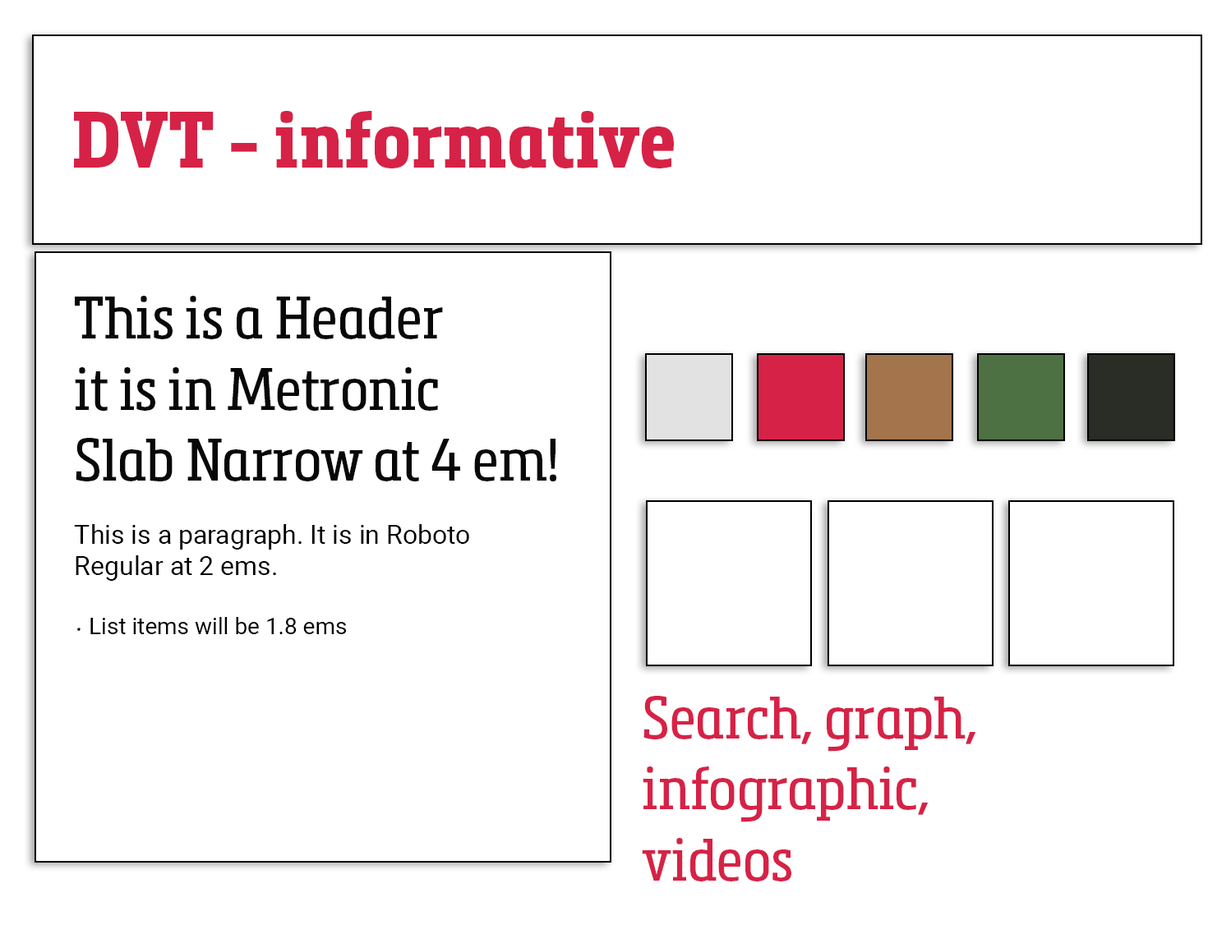
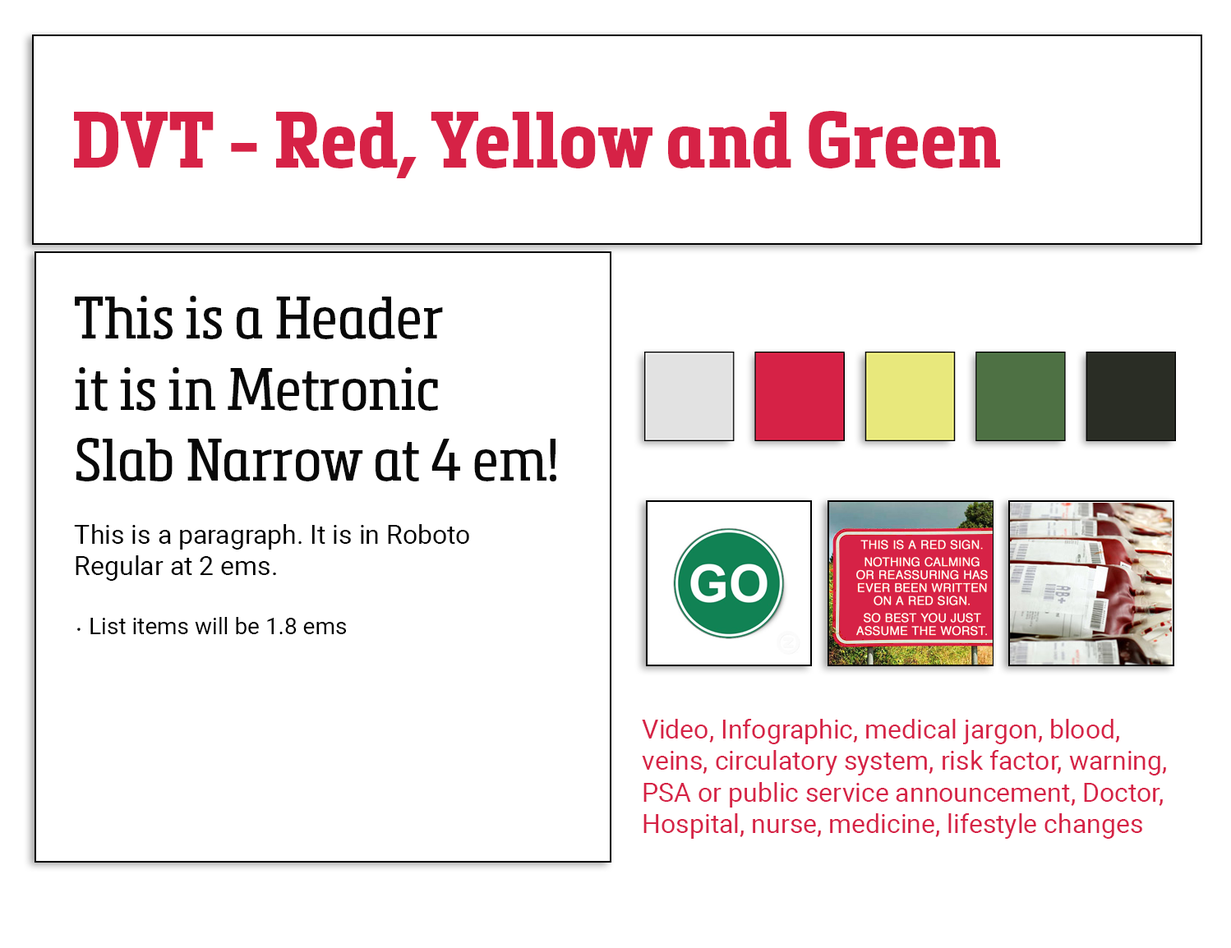
Layer changes from the first w=1231, h=948 image to the second:
added layer "Layer 6" above "Layer 5" over (1010, 502, 1173, 665)
added layer "Layer 5" above "Layer 4" over (829, 502, 993, 665)
added layer "Layer 4" above "Video, Infographic, medical jargon, blood, veins, circulatory" over (672, 526, 801, 656)
renamed "Search, graph, infographic, videos" to "Video, Infographic, medical jargon, blood, veins, circulatory", painted on it over (641, 696, 1167, 882)
added layer "Layer 3" above "DVT - Red, Yellow and Green" over (644, 351, 1177, 442)
renamed "DVT - informative" to "DVT - Red, Yellow and Green", painted on it over (275, 110, 1001, 179)
